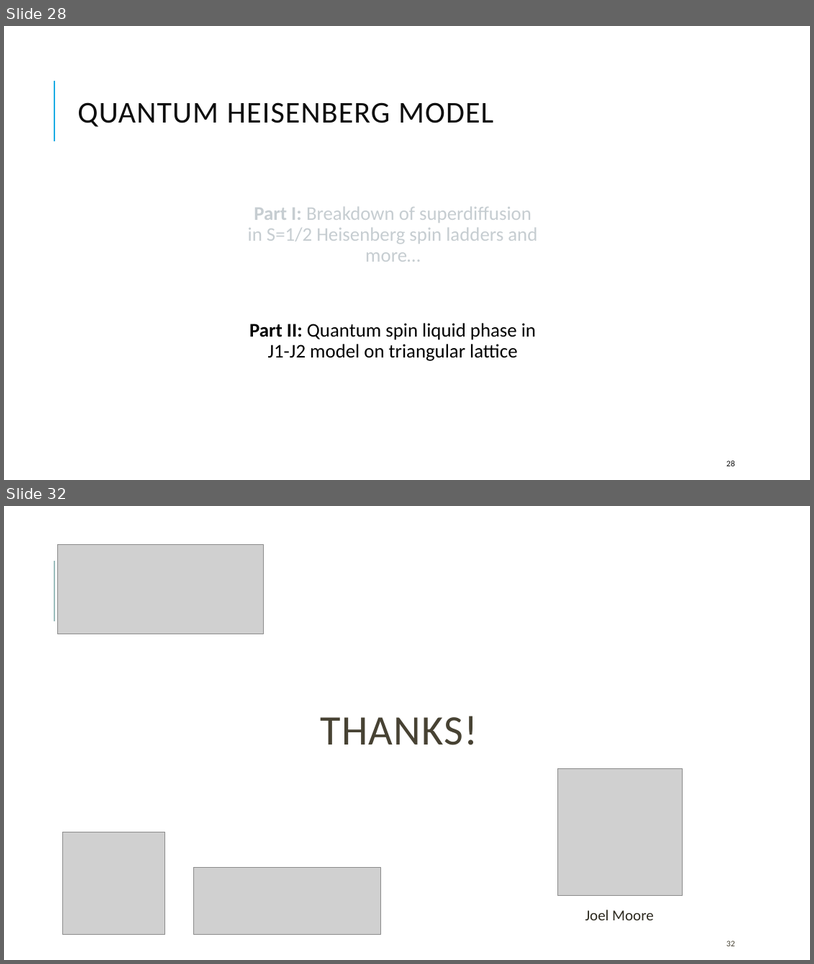
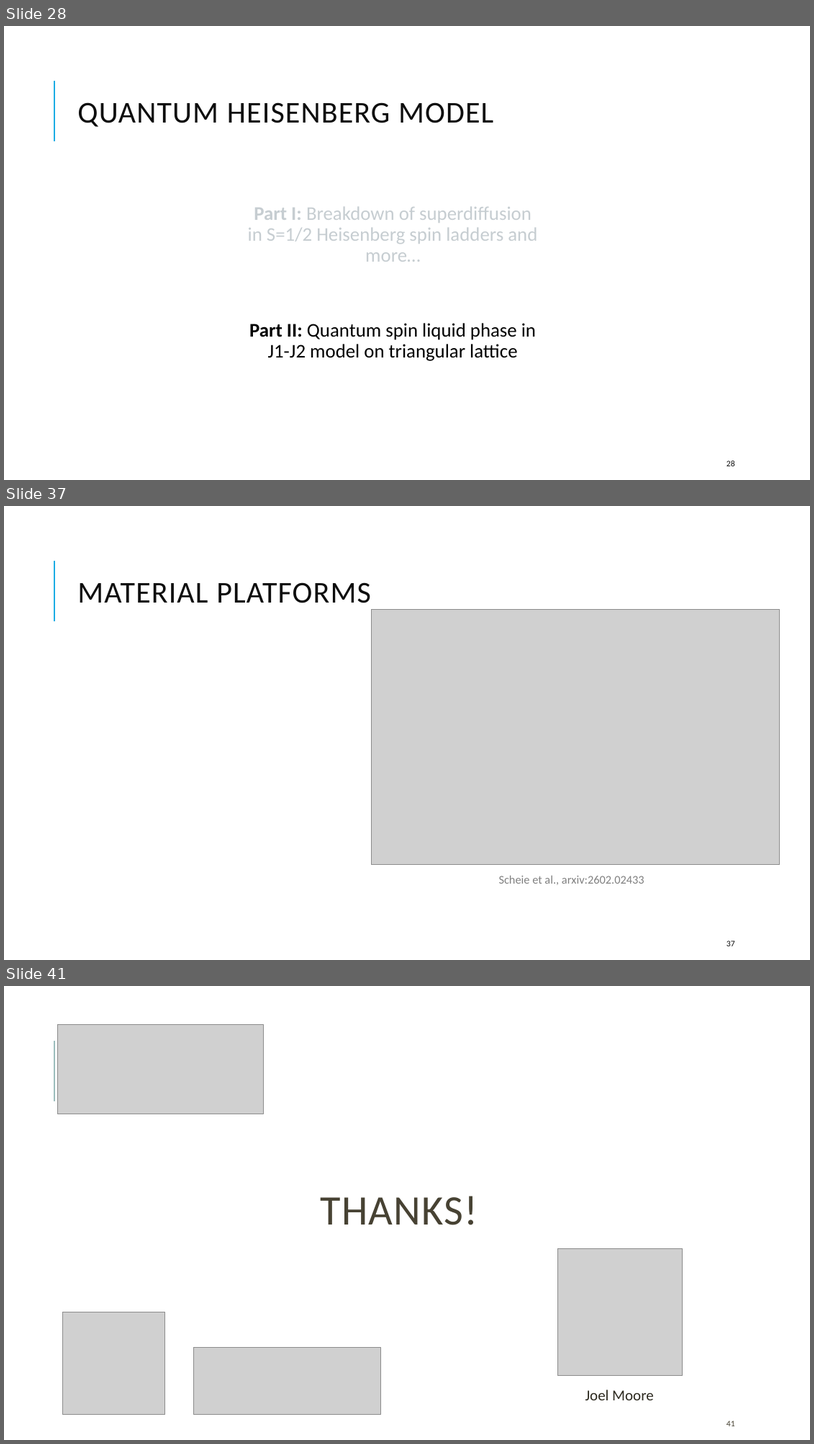
Before and after one commit to kwang0/KPZ-Project, a slide deck: Qualifying Exam Presentation.pptx. Shown one above the other, each under a label of ours: slides 28 and 32 before the commit, slides 28, 37 and 41 after it; the slides between them are not shown. The pictures are 814x964 and 814x1444 pixels, drawn with LibreOffice and Linux fonts; fonts in the diff are those of the drawing; grey boxes stand for pictures. Boxes give left, top, right and bottom in pixels: in the first picture for what was removed or moved away, otherwise in the second. Text is boxed around its words. In the diff, an @@ line names an element or a change of style, - is before the commit and + after.

```diff
--- a/Qualifying Exam Presentation.pptx
+++ b/Qualifying Exam Presentation.pptx
@@ slide 37 added at [4, 506, 810, 960], background #FFFFFF; not listed: 1 template element that a slide beside it also shows @@
@@ title added at [77, 582, 371, 603], 36 pt, text #0D0D0D @@
+MATERIAL PLATFORMS
@@ picture added at [371, 610, 780, 865] @@
@@ text added at [499, 875, 645, 885], 14 pt, text #808080 @@
+Scheie et al., arxiv:2602.02433
@@ page number added at [727, 940, 736, 946], 10 pt, text #0D0D0D @@
+37
@@ what was slide 32 is now slide 41 @@
@@ page number at [727, 1420, 736, 1426]: text changed @@
-32
+41
```
Also in this commit, not shown: 10 slides changed, 8 other slides added.
